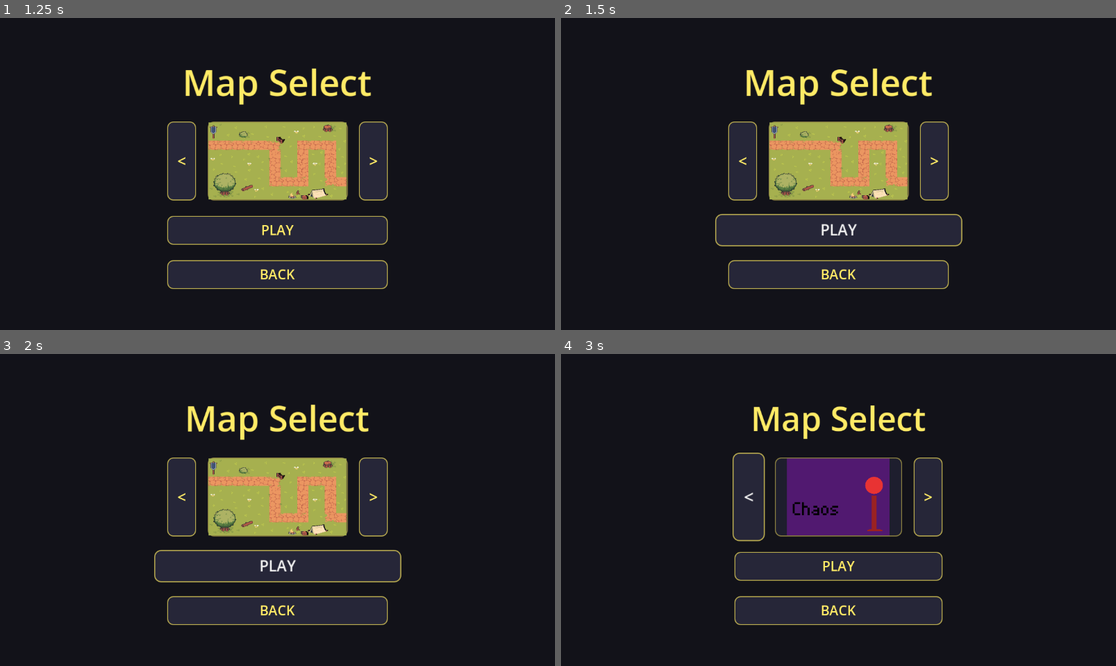
Above: before the commit, frames 1-4 (two rows, left to right).
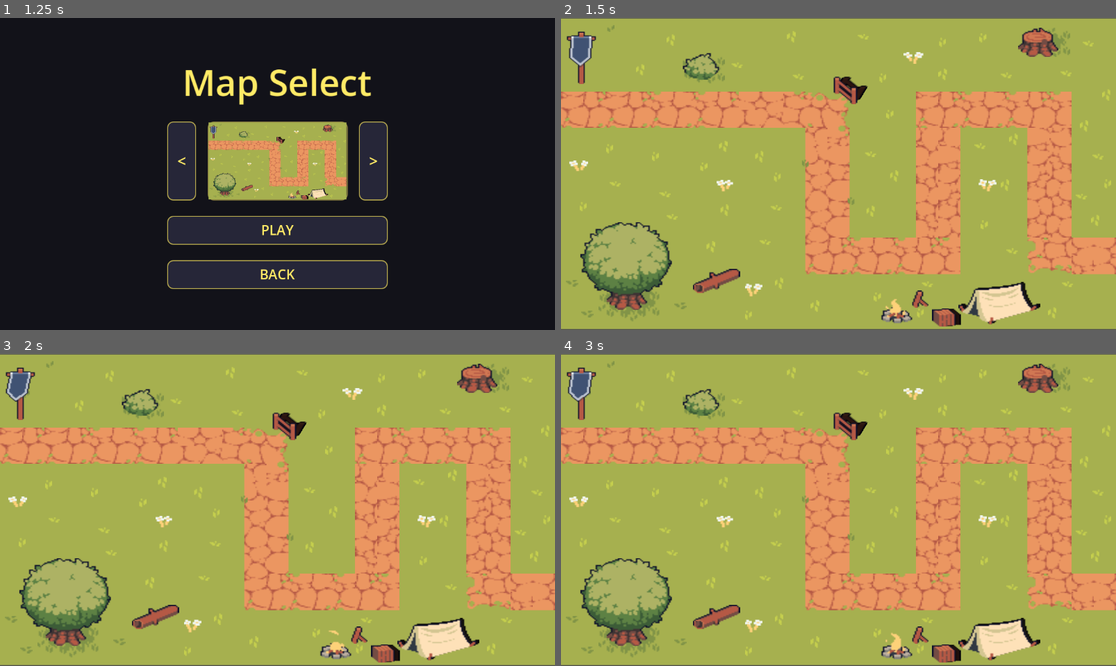
Above: after the commit, the same moments.

Repository: Matthewfrogman/Battle_towers
Game: Godot game, scene res://scenes/main_menu.tscn
Same seed, same stepped clock (60 frames per second), same inputs: the game is played once before the commit and once after it.
Inputs (mouse positions are in pixels of both pictures, inside the frame that each line leads up to):
- Up to frame 1 (1.25 s): click "PLAY" at 0.5 s
- Up to frame 2 (1.5 s): click "PLAY" at 1.25 s
- Up to frame 3 (2 s): no input
- Up to frame 4 (3 s): click (838, 566) at 2 s, where only the run before the commit has a clickable "PLAY"; click (744, 497) at 2.75 s, where only the run before the commit has a clickable "<"

Frame 1 is identical in both runs. In frame 2, 96% of the frame differs, in the area x 0-100%, y 0-100%; in frame 3, 96%; in frame 4, 99%.

Commit message:
load map from map select

Diff:
--- a/scenes/map_select.gd
+++ b/scenes/map_select.gd
@@ -1,11 +1,17 @@
 extends Control
-#change placeholder maps (refer to discord for tutorial)
+#placeholder images
 const MAPS = ["Map 1", "Map 2", "Map 3"]
 const MAP_IMAGES = [
 	"res://scenes/mapsforselect/plains.png",
 	"res://scenes/mapsforselect/volcano.png",
 	"res://scenes/mapsforselect/chaos.png"
 ]
+const MAP_SCENES = [
+	"res://Map_1.tscn",
+	"res://Map_2.tscn",
+	"res://Map_3.tscn"
+]
+
 const BUTTON_HOVER  = 1.12
 const TWEEN_SPEED   = 0.15
 const BREATHE_SCALE = 0.04
@@ -147,7 +153,12 @@
 
 
 func _on_play() -> void:
-	print("Launch map: ", MAPS[current_index])
+	var scene_path = MAP_SCENES[current_index]
+
+	if ResourceLoader.exists(scene_path):
+		get_tree().change_scene_to_file(scene_path)
+	else:
+		print("Map not found or named incorrectly")
 
 
 func _on_back() -> void:
Not shown: 1 places in Map_1.tscn that only renumber resources
